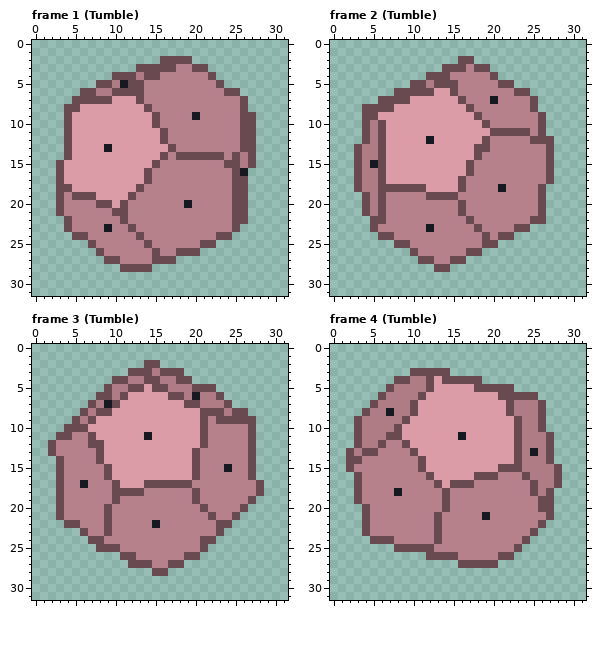
Pixel-art file -- assets/source/aseprite/rolls/d12.aseprite. Above is the file before it was changed.
32x32 pixels, 24 frames. Colours within 5 levels of each other are drawn and written as one. Shown: frame 1 (Tumble), frame 2 (Tumble), frame 3 (Tumble), frame 4 (Tumble). The commit also changed other frames, which this record leaves out.
Now the later version:
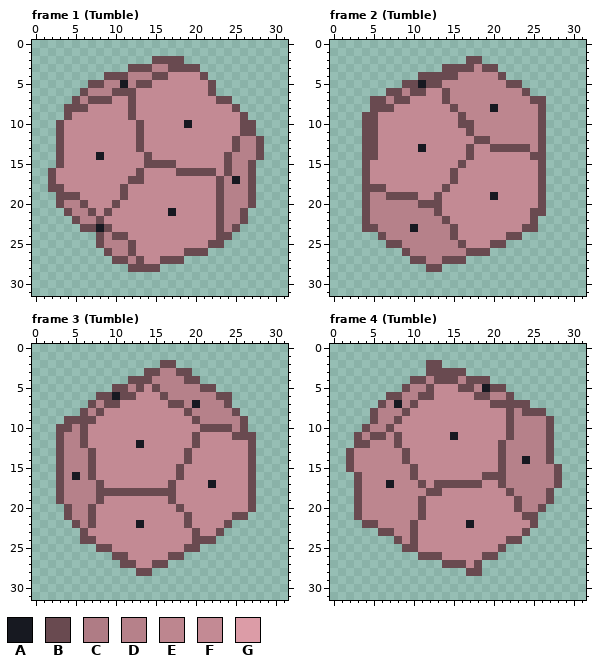
Palette (. is transparent): A #171921  B #694a50  C #af7c85  D #b6818a  E #bd868f  F #c38a94  G #dc9ca7
What changed:
Changed rows in their new state; - is an unchanged pixel.
Frame 1 (Tumble):
first column x 2:
 2 -------------B---.---------
 3 ----------B--DD-BB-.-------
 4 -------B--DDD-BFFFFB.------
 5 -----B-DD-D-BFFFFFFFB.-----
 6 -----DDD---FFFFFFFFFB...---
 7 ----D---FFBFFFFFFFFFFBB..--
 8 ----BFFFFFBFFFFFFFFFFFFB.--
 9 ---FFFFFFFBFFFFFFFFFFFFF-.-
10 -BFFFFFFFFFBFFFFFAFFFFFF---
11 -BFFFFFFFFFBFFFFFFFFFFFF---
12 -BFFFFFFFFFBFFFFFFFFFFFBDDB
13 -BFFFFFFFFFBFFFFFFFFFFFBDDB
14 -BFFFFAFFFFFBFFFFFFFFFBDDDB
15 --FFFFFFFFFFB-BBFFFFFF-DD--
16 BFFFFFFFFFFBFFFFBBBBBFBDDB-
17 BFFFFFFFFFBBFFFFFFFFFB-ADB-
18 B-FFFFFFFBFFFFFFFFFFFB-DDB-
19 --B-FFFFFBFFFFFFFFFFFB-DDB-
20 ----BFFFBFFFFFFFFFFFFB-DDB-
21 -.B--BFBFFFFFFFAFFFFFB-D---
22 --.B--BFFFFFFFFFFFFFFB-D---
23 --..BBABFFFFFFFFFFFFFB-----
24 ---...B-BBFFFFFFFFFFF------
25 -----.B---BFFFFFFFFF-B-----
26 ------.B--BFFFFFF--B-------
27 -------.-B-BFF--B----------
28 ---------.---B-------------
Frame 2 (Tumble):
first column x 3:
 2 -------------.-B---------
 3 --------------BE-B-------
 4 --------B---BEEEEEB------
 5 ------B-AB-EEEEEEEE-B----
 6 ----B-D--FFBEEEEEEEEE----
 7 --B-D--FFFFBEEEEEEEEEE-B-
 8 -.---FFFFFFFBEEEEAEEEEEB-
 9 ---FFFFFFFFFFBEEEEEEEEE--
10 --BFFFFFFFFFFBBEEEEEEEE--
11 --BFFFFFFFFFFFBEEEEEEEE--
12 --BFFFFFFFFFFFFB-EEEEEE-.
13 .BBFFFFFAFFFFFBFFBBBBBEB.
14 .BBFFFFFFFFFFFBFFFFFFFBB.
15 .BFFFFFFFFFFFBFFFFFFFFFB.
16 .BFFFFFFFFFFBFFFFFFFFFFB.
17 .BFFFFFFFFFFBFFFFFFFFFFB.
18 .BB-FFFFFFFBFFFFFFFFFFF--
19 --DDBBBBFF-FFFFFFAFFFFF--
20 --DD----BBBFFFFFFFFFFFF--
21 --DD------BFFFFFFFFFFFB--
22 -BDD-------BFFFFFFFFFF-.-
23 -B-----A-D--BFFFFFFFF-B--
24 ----D-------BFFFFFF-B----
25 ----B-D------BFFF-B------
26 ------BD--------B--------
27 -------B-D-B-------------
28 ---------B-.-------------
Frame 3 (Tumble):
first column x 2:
 2 ------------..BB-----------
 3 ----------..-BDD-B---------
 4 --------..BB-DDDD-B--------
 5 -------.BBD-F-DDDDD--------
 6 --------A-BFFFBDDDDDD-B----
 7 ------DB-FFFFFFBBDADDD-----
 8 -----D-FFFFFFFFFFBDDDDD-.--
 9 --B-B-FFFFFFFFFFFFBD-DDD-.-
10 -B-D-FFFFFFFFFFFFFF-BBB-B.-
11 --D-BFFFFFFFFFFFFFBFFFFBB--
12 .B--BFFFFFFAFFFFFFBFFFFFF--
13 .B---BFFFFFFFFFFFBFFFFFFF--
14 -----BFFFFFFFFFFFBFFFFFFF--
15 -----BFFFFFFFFFFBFFFFFFFF--
16 ---A-BFFFFFFFFFFBFFFFFFFF--
17 ----D-BFFFFFFFF-FFFFAFFFFB.
18 ------BB----BBBBFFFFFFFFFB.
19 ------BFFFFFFFFBFFFFFFFFF--
20 -.B--BFFFFFFFFFFBFFFFFFFFB-
21 -.B--BFFFFFFFFFFFBFFFFF-B--
22 --.--BFFFFFAFFFFFBFFFF-----
23 -----FFFFFFFFFFFFFBFF------
24 ----B-FFFFFFFFFFFFB--------
25 --------FFFFFFFFFBB.-------
26 --------B-FFFFFBB..--------
27 ---------B-FFBB..----------
28 -----------BB..------------
Frame 4 (Tumble):
first column x 3:
 2 ---------BB--------------
 3 -------..---BB-----------
 4 -----..BBDB--D--B--------
 5 ----..BDD-FFFBBDA--.-----
 6 ---.BBDD-BFFFFFBBDD-...--
 7 --.BDAD-FFFFFFFFFBB-BB..-
 8 -.BDDDBFFFFFFFFFFFF-DBB--
 9 ..BDDBFFFFFFFFFFFFFBDDDDB
10 .BDDBFFFFFFFFFFFFFFBDDDDB
11 -DBBE-FFFFFFAFFFFFFBDDDD-
12 -BEEEBFFFFFFFFFFFFBDDDDD-
13 EEEEEEBFFFFFFFFFFFBDDDDD-
14 EEEEEEBFFFFFFFFFFFBDDADD-
15 EEEEEEEBFFFFFFFFFF-DDDDDD
16 -EEEEEEBFFFFFFFF--B--DDDD
17 -EEEAEEEBF-B---BFFB---DDD
18 -EEEEEEEEBBFFFFFFFFB--DD-
19 -EEEEEEEBFFFFFFFFFFFB--D-
20 BEEEEEEEBFFFFFFFFFFFB---.
21 BEEEEEEEBFFFFFFFFFFFFBB..
22 --BEEEEBFFFFFFAFFFFFFFB.-
23 -..BBEEBFFFFFFFFFFFFFB.--
24 --...BEBFFFFFFFFFFFBB.---
25 -----.--FFFFFFFFFFB..----
26 --------B--FFFFFBB..-----
27 -----------BB-F-..-------
28 --------------BB---------
